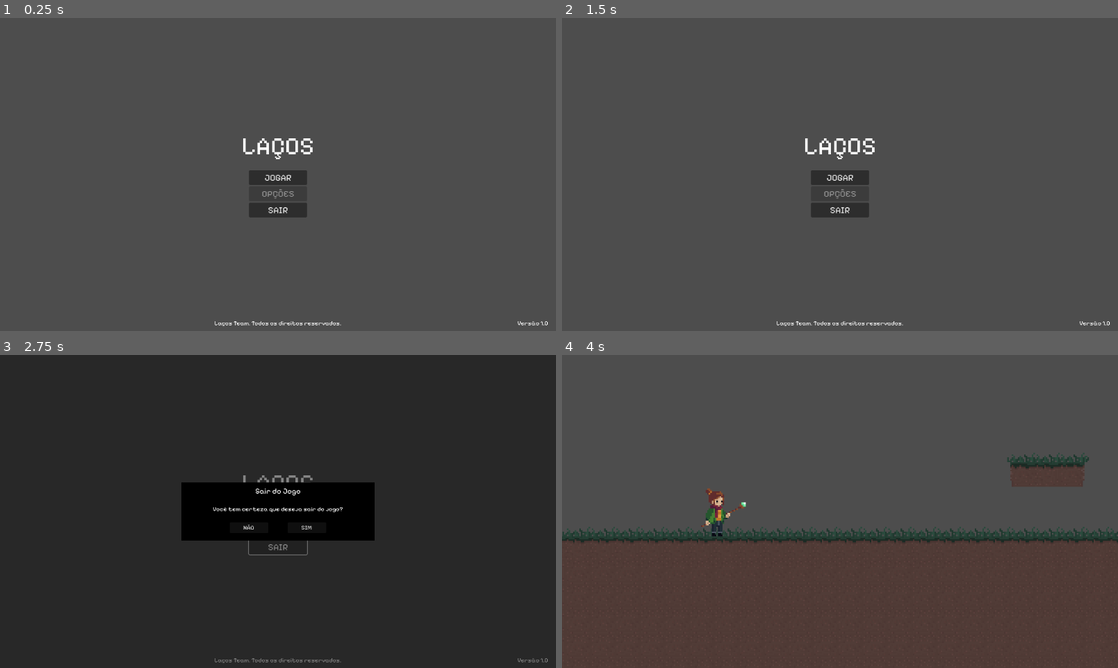
Above: before the commit, frames 1-4 (two rows, left to right).
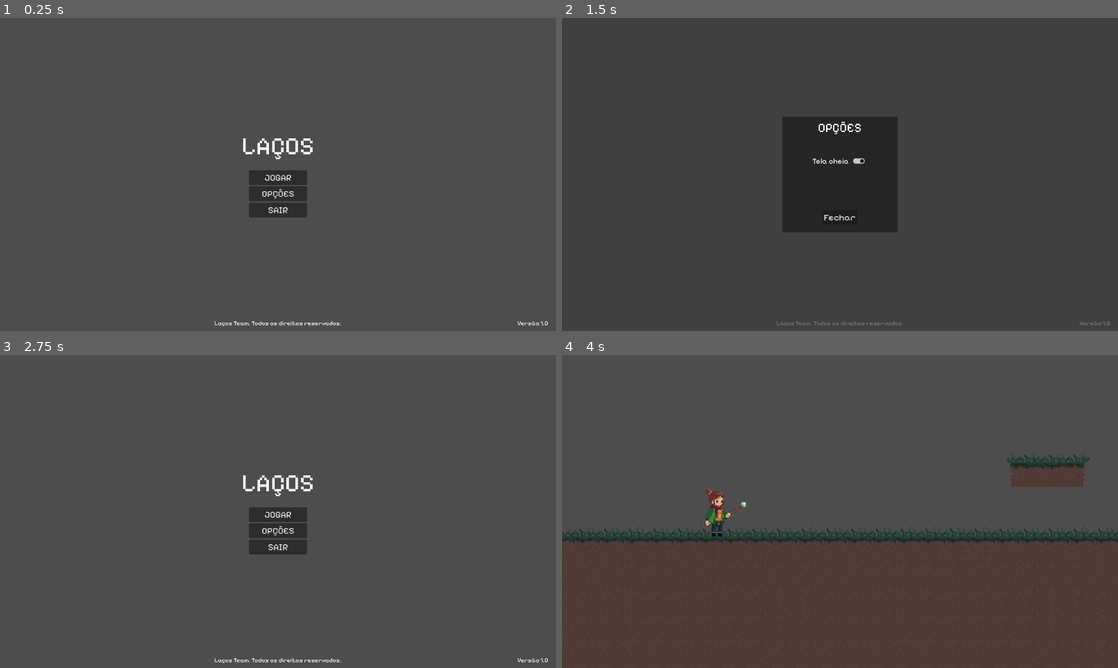
Above: after the commit, the same moments.

Repository: Vinnie-Jung/Lacos
Game: Godot game, scene res://scenes/menu/main_menu.tscn
Two runs of this game, one before a commit and one after it. Both use one fixed random seed, a clock stepped at 60 frames per second and the inputs below. The engine's default icon, where the game draws it, is replaced by a stand-in: a white triangle on a blue panel in a dark square.
Inputs (mouse positions are in pixels of both pictures, inside the frame that each line leads up to):
- Up to frame 1 (0.25 s): no input
- Up to frame 2 (1.5 s): click (840, 193) at 0.5 s, where only the run after the commit has a clickable "OPÇÕES"; click (856, 161) at 1.27 s
- Up to frame 3 (2.75 s): click (278, 555) at 2 s, where only the run after the commit has a clickable "Fechar"
- Up to frame 4 (4 s): click (812, 527) at 2.75 s, where only the run before the commit has a clickable "NÃO"; click "JOGAR" at 3.5 s

The runs differ from the first frame. In frame 1, less than 0.1% of the frame differs, in the area x 47-53%, y 54-58%; in frame 2, 6.5%; in frame 3, 100%, in the area x 0-100%, y 0-100%; in frame 4, nothing differs.

Commit message:
Adding fullscreen option

Diff:
--- a/scenes/menu/btn_src/MainMenuBtns.gd
+++ b/scenes/menu/btn_src/MainMenuBtns.gd
@@ -4,6 +4,7 @@
 # Preloads
 @onready var new_level: PackedScene = preload("res://scenes/levels/level_1_0.tscn")
 @onready var confirm_quit_box: PackedScene = preload("res://scenes/menu/confirm_quit_box.tscn")
+@onready var options_box: PackedScene = preload("res://scenes/menu/options.tscn")
 
 # Buttons
 @onready var playBtn: Button = $PlayBtn
@@ -24,10 +25,6 @@
 	for button in button_list:
 		button.add_to_group("main_menu_buttons")
 
-	# Set disabled buttons
-	optionsBtn.disabled = true
-	optionsBtn.focus_mode = Control.FOCUS_NONE
-
 	return button_list
 
 
@@ -36,7 +33,8 @@
 		"PlayBtn":
 			get_tree().change_scene_to_packed(new_level)
 		"OptionsBtn":
-			pass
+			var options: CanvasLayer = options_box.instantiate()
+			get_tree().root.add_child(options)
 		"QuitBtn":
 			_quit()
 
--- /dev/null
+++ b/scenes/menu/btn_src/options.gd
@@ -0,0 +1,39 @@
+extends CanvasLayer
+
+@onready var close_btn: Button = $Screen/Box/VerticalAlign/ReturnMargin/ReturnButton
+@onready var fullscren_btn: CheckButton = $Screen/Box/VerticalAlign/HorizontalAlign/OptionButton
+@onready var config: GlobalConfig = GlobalConfig
+
+var video_config: Dictionary
+var pressed: bool
+
+func _ready() -> void:
+	video_config = config.load_video_settings()
+	pressed = video_config.fullscreen
+	fullscren_btn.focus_mode = Control.FOCUS_NONE
+
+	if (pressed):
+		fullscren_btn.set_pressed_no_signal(true)
+
+func _process(_delta) -> void:
+	var mode
+	if (pressed):
+		DisplayServer.window_set_mode(DisplayServer.WINDOW_MODE_FULLSCREEN)
+		mode = DisplayServer.WINDOW_MODE_FULLSCREEN
+	else:
+		DisplayServer.window_set_mode(DisplayServer.WINDOW_MODE_WINDOWED)
+		mode = DisplayServer.WINDOW_MODE_WINDOWED
+
+	config.save_video_settings("window_mode", mode)
+
+	if (mode == DisplayServer.WINDOW_MODE_WINDOWED):
+		DisplayServer.window_set_size(video_config.resolution)
+
+func _on_return_button_pressed() -> void:
+	self.queue_free()
+
+
+func _on_option_button_pressed() -> void:
+	pressed = !pressed
+	fullscren_btn.button_pressed = pressed
+	config.save_video_settings("fullscreen", pressed)
--- /dev/null
+++ b/scenes/menu/options.tscn
@@ -0,0 +1,77 @@
+[gd_scene load_steps=2 format=3 uid="uid://ch28jd2dri1xq"]
+
+[ext_resource type="Script" path="res://scenes/menu/btn_src/options.gd" id="1_7ghaj"]
+
+[node name="Options" type="CanvasLayer"]
+script = ExtResource("1_7ghaj")
+
+[node name="ColorRect" type="ColorRect" parent="."]
+anchors_preset = 15
+anchor_right = 1.0
+anchor_bottom = 1.0
+grow_horizontal = 2
+grow_vertical = 2
+color = Color(0.227451, 0.227451, 0.227451, 0.678431)
+
+[node name="Screen" type="MarginContainer" parent="."]
+anchors_preset = 15
+anchor_right = 1.0
+anchor_bottom = 1.0
+grow_horizontal = 2
+grow_vertical = 2
+
+[node name="Box" type="ColorRect" parent="Screen"]
+custom_minimum_size = Vector2(300, 300)
+layout_mode = 2
+size_flags_horizontal = 4
+size_flags_vertical = 4
+color = Color(0.147672, 0.147672, 0.147672, 1)
+
+[node name="VerticalAlign" type="VBoxContainer" parent="Screen/Box"]
+layout_mode = 2
+offset_right = 300.0
+offset_bottom = 300.0
+
+[node name="TitleMargin" type="MarginContainer" parent="Screen/Box/VerticalAlign"]
+layout_mode = 2
+theme_override_constants/margin_top = 10
+theme_override_constants/margin_bottom = 50
+
+[node name="OptionsLabel" type="Label" parent="Screen/Box/VerticalAlign/TitleMargin"]
+layout_mode = 2
+size_flags_vertical = 0
+theme_override_font_sizes/font_size = 32
+text = "OPÇÕES"
+horizontal_alignment = 1
+vertical_alignment = 1
+
+[node name="HorizontalAlign" type="HBoxContainer" parent="Screen/Box/VerticalAlign"]
+layout_mode = 2
+size_flags_horizontal = 4
+size_flags_vertical = 4
+
+[node name="FullscreenLabel" type="Label" parent="Screen/Box/VerticalAlign/HorizontalAlign"]
+layout_mode = 2
+size_flags_horizontal = 0
+theme_override_font_sizes/font_size = 20
+text = "Tela cheia"
+
+[node name="OptionButton" type="CheckButton" parent="Screen/Box/VerticalAlign/HorizontalAlign"]
+layout_mode = 2
+size_flags_horizontal = 8
+size_flags_vertical = 4
+
+[node name="ReturnMargin" type="MarginContainer" parent="Screen/Box/VerticalAlign"]
+layout_mode = 2
+size_flags_vertical = 10
+theme_override_constants/margin_bottom = 20
+
+[node name="ReturnButton" type="Button" parent="Screen/Box/VerticalAlign/ReturnMargin"]
+layout_mode = 2
+size_flags_horizontal = 4
+size_flags_vertical = 8
+theme_override_font_sizes/font_size = 24
+text = "Fechar"
+
+[connection signal="pressed" from="Screen/Box/VerticalAlign/HorizontalAlign/OptionButton" to="." method="_on_option_button_pressed"]
+[connection signal="pressed" from="Screen/Box/VerticalAlign/ReturnMargin/ReturnButton" to="." method="_on_return_button_pressed"]
